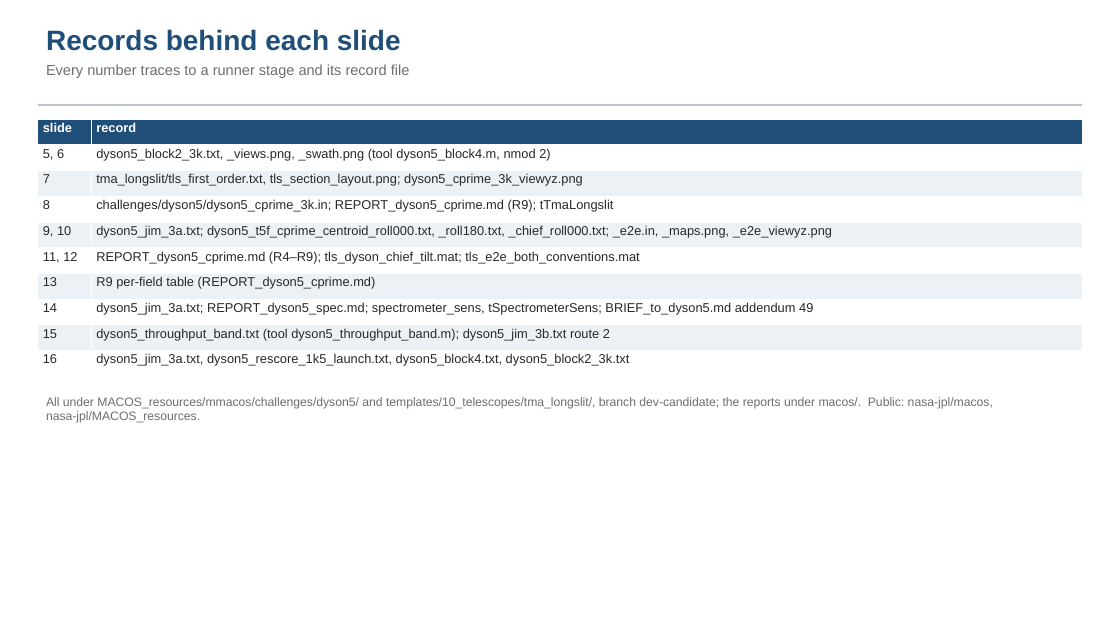
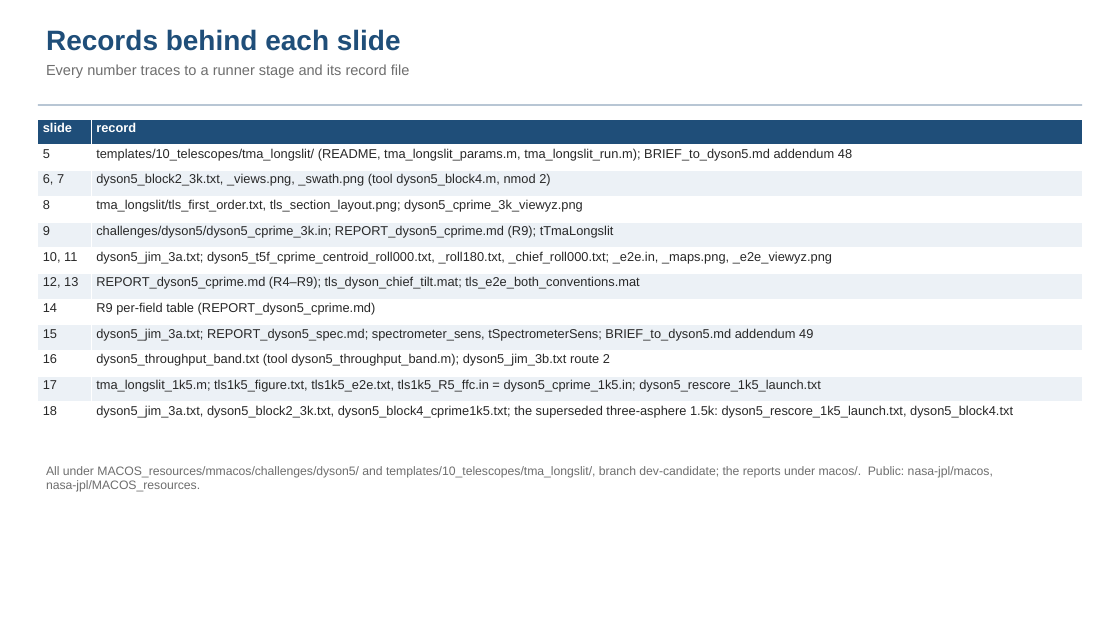
Before and after one commit to nasa-jpl/macos, a slide deck: slide 28 of demo_session/deck_dyson_3k.pptx (slide 26 before the commit). Drawn at 1120x630 pixels with LibreOffice and Linux fonts; fonts in the diff are those of the drawing. Boxes give left, top, right and bottom in pixels: in the first picture for what was removed or moved away, otherwise in the second. Text is boxed around its words. In the diff, an @@ line names an element or a change of style, - is before the commit and + after.

```diff
--- a/demo_session/deck_dyson_3k.pptx
+++ b/demo_session/deck_dyson_3k.pptx
@@ table at (x1=38, y1=119, x2=1083, y2=445) @@
-row 2: 5, 6 | dyson5_block2_3k.txt, _views.png, _swath.png (tool dyson5_block4.m, nmod 2)
-row 3: 7 | tma_longslit/tls_first_order.txt, tls_section_layout.png; dyson5_cprime_3k_viewyz.png
-row 4: 8 | challenges/dyson5/dyson5_cprime_3k.in; REPORT_dyson5_cprime.md (R9); tTmaLongslit
-row 5: 9, 10 | dyson5_jim_3a.txt; dyson5_t5f_cprime_centroid_roll000.txt, _roll180.txt, _chief_roll000.txt; _e2e.in, _maps.png, _e2e_viewyz.png
-row 6: 11, 12 | REPORT_dyson5_cprime.md (R4–R9); tls_dyson_chief_tilt.mat; tls_e2e_both_conventions.mat
-row 7: 13 | R9 per-field table (REPORT_dyson5_cprime.md)
-row 8: 14 | dyson5_jim_3a.txt; REPORT_dyson5_spec.md; spectrometer_sens, tSpectrometerSens; BRIEF_to_dyson5.md addendum 49
-row 9: 15 | dyson5_throughput_band.txt (tool dyson5_throughput_band.m); dyson5_jim_3b.txt route 2
-row 10: 16 | dyson5_jim_3a.txt, dyson5_rescore_1k5_launch.txt, dyson5_block4.txt, dyson5_block2_3k.txt
+row 2: 5 | templates/10_telescopes/tma_longslit/ (README, tma_longslit_params.m, tma_longslit_run.m); BRIEF_to_dyson5.md addendum 48
+row 3: 6, 7 | dyson5_block2_3k.txt, _views.png, _swath.png (tool dyson5_block4.m, nmod 2)
+row 4: 8 | tma_longslit/tls_first_order.txt, tls_section_layout.png; dyson5_cprime_3k_viewyz.png
+row 5: 9 | challenges/dyson5/dyson5_cprime_3k.in; REPORT_dyson5_cprime.md (R9); tTmaLongslit
+row 6: 10, 11 | dyson5_jim_3a.txt; dyson5_t5f_cprime_centroid_roll000.txt, _roll180.txt, _chief_roll000.txt; _e2e.in, _maps.png, _e2e_viewyz.png
+row 7: 12, 13 | REPORT_dyson5_cprime.md (R4–R9); tls_dyson_chief_tilt.mat; tls_e2e_both_conventions.mat
+row 8: 14 | R9 per-field table (REPORT_dyson5_cprime.md)
+row 9: 15 | dyson5_jim_3a.txt; REPORT_dyson5_spec.md; spectrometer_sens, tSpectrometerSens; BRIEF_to_dyson5.md addendum 49
+row 10: 16 | dyson5_throughput_band.txt (tool dyson5_throughput_band.m); dyson5_jim_3b.txt route 2
+row 11: 17 | tma_longslit_1k5.m; tls1k5_figure.txt, tls1k5_e2e.txt, tls1k5_R5_ffc.in = dyson5_cprime_1k5.in; dyson5_rescore_1k5_launch.txt
+row 12: 18 | dyson5_jim_3a.txt, dyson5_block2_3k.txt, dyson5_block4_cprime1k5.txt; the superseded three-asphere 1.5k: dyson5_rescore_1k5_launch.txt, dyson5_block4.txt
@@ text "All under MACOS_resources/mmacos/challenges/dyson5/ and temp ..." moved from (x1=46, y1=397, x2=993, y2=423) to (x1=46, y1=466, x2=993, y2=492) @@
```
Also in this commit, not shown: 12 other slides changed, 2 slides added, 2 other files.
